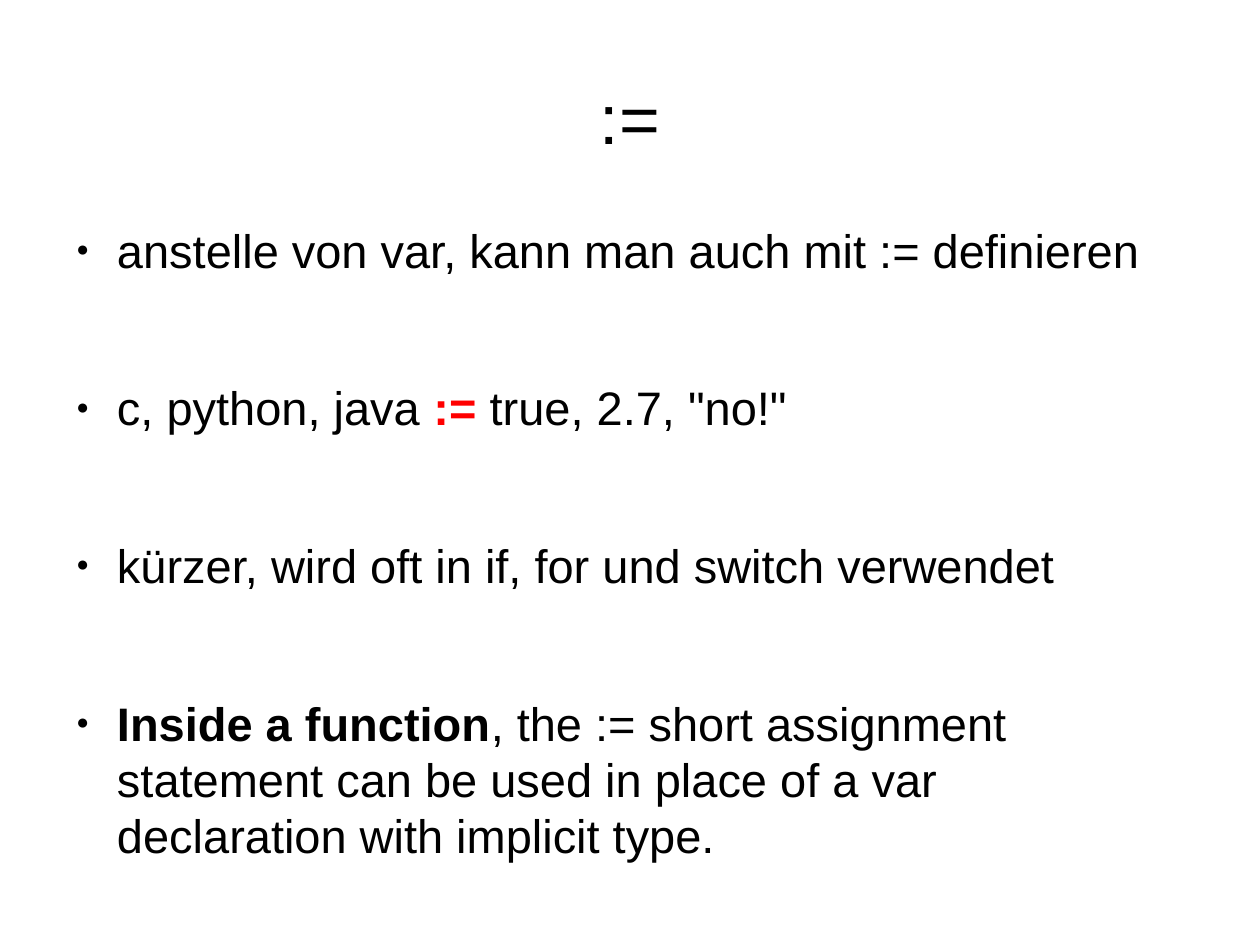
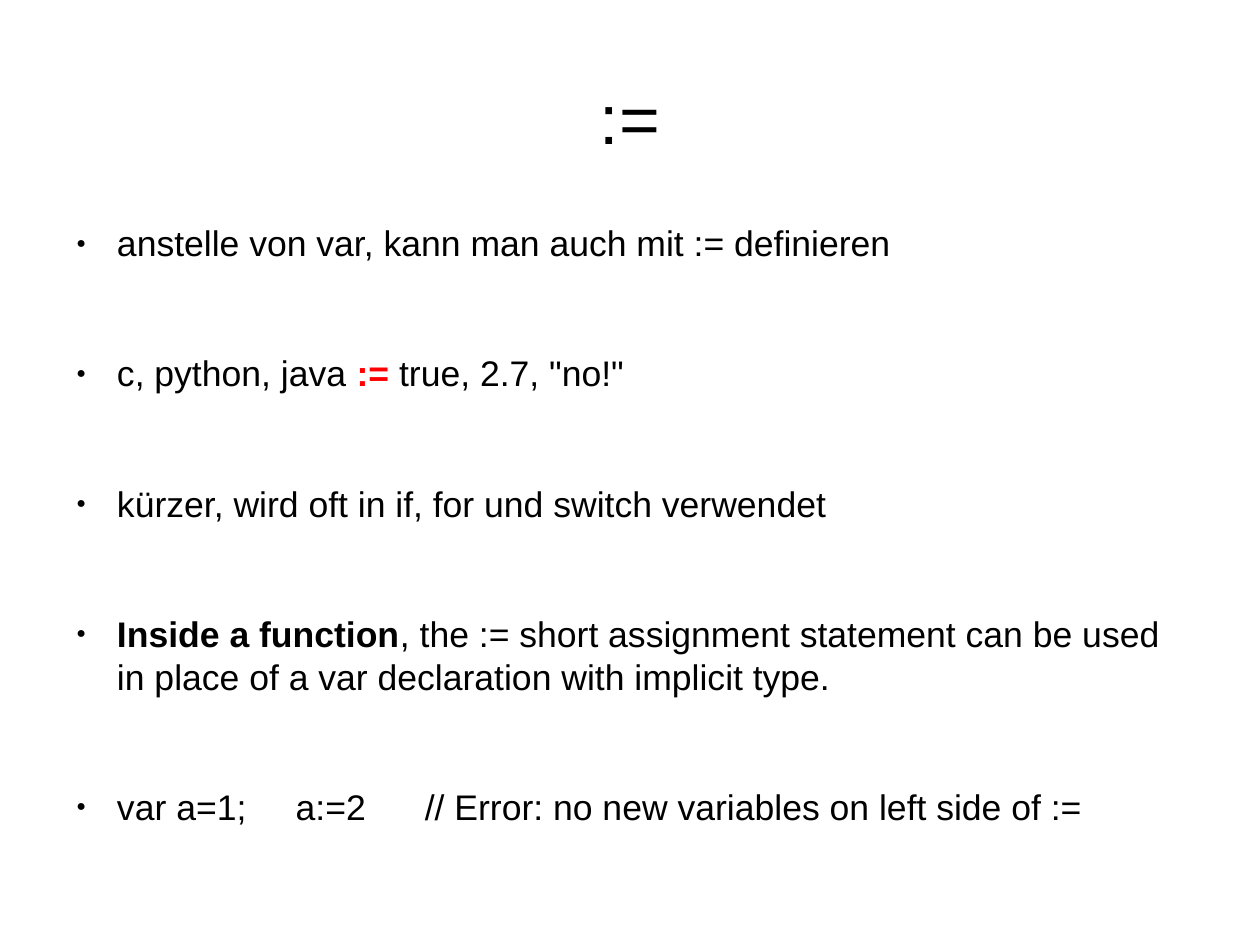
Before and after one commit to rayank77b/smallStuffs, a slide deck: slide 14 of programmierung/vortrag/golang.odp. Drawn at 1260x945 pixels with LibreOffice and Linux fonts; fonts in the diff are those of the drawing. Boxes give left, top, right and bottom in pixels: in the first picture for what was removed or moved away, otherwise in the second. Text is boxed around its words. In the diff, an @@ line names an element or a change of style, - is before the commit and + after.

```diff
--- a/programmierung/vortrag/golang.odp
+++ b/programmierung/vortrag/golang.odp
@@ text at bbox=[117, 230, 1159, 697]: size 29.6 to 22.4 pt in "anstelle von var, kann man auch mit ...", "c, python, java := true, 2.7, "no!"", "kürzer, wird oft in if, for und ...", "Inside a function, the := short assignment ..." @@
@@ text at bbox=[117, 794, 1041, 825]: paragraph added @@
+● var a=1; a:=2 // Error: no new variables on left side of :=
```
Also in this commit, not shown: 10 other slides changed.
